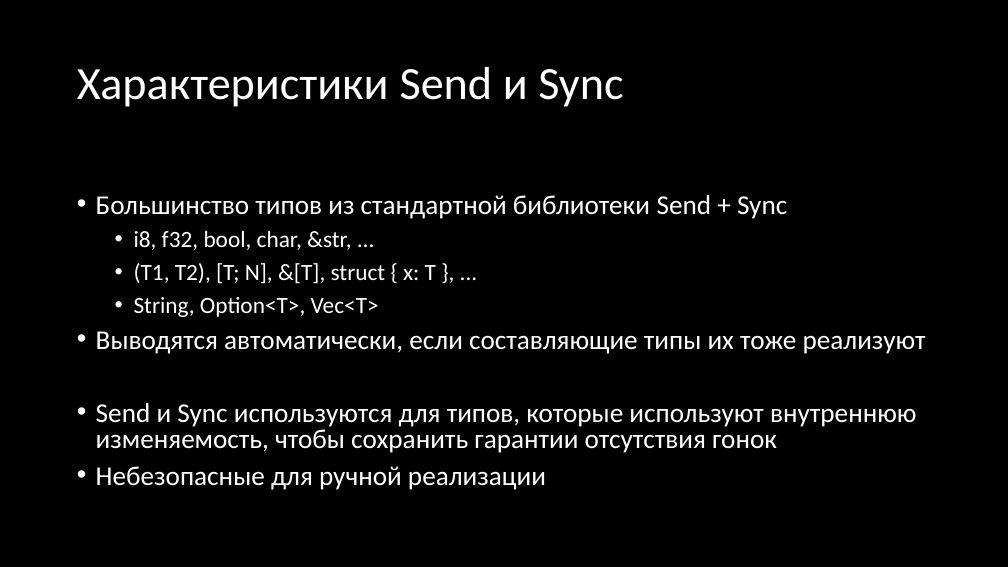
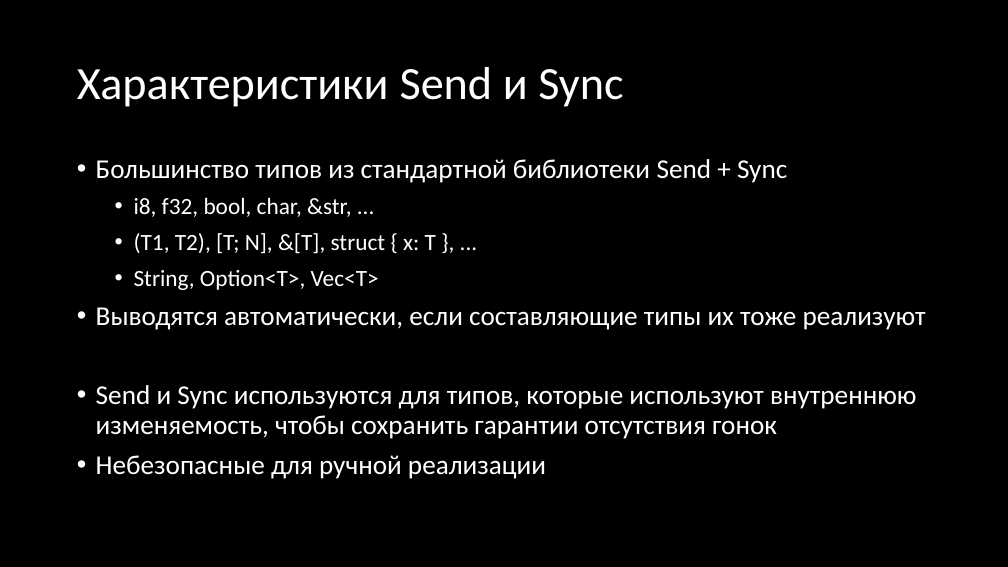
Before and after one commit to Gordon01/learn-rust, a slide deck: slide 150 of keynotes/Rust 2024.pptx (slide 149 before the commit). Drawn at 1008x567 pixels with LibreOffice and Linux fonts; fonts in the diff are those of the drawing. Boxes give left, top, right and bottom in pixels: in the first picture for what was removed or moved away, otherwise in the second. Text is boxed around its words. In the diff, an @@ line names an element or a change of style, - is before the commit and + after.

```diff
--- a/keynotes/Rust 2024.pptx
+++ b/keynotes/Rust 2024.pptx
@@ text "Большинство типов из стандартной библиотеки ..." at <box>96,159,926,479</box>: line spacing 0.8 to 0.9 @@
```
Also in this commit, not shown: 9 other slides changed, 5 slides added.
